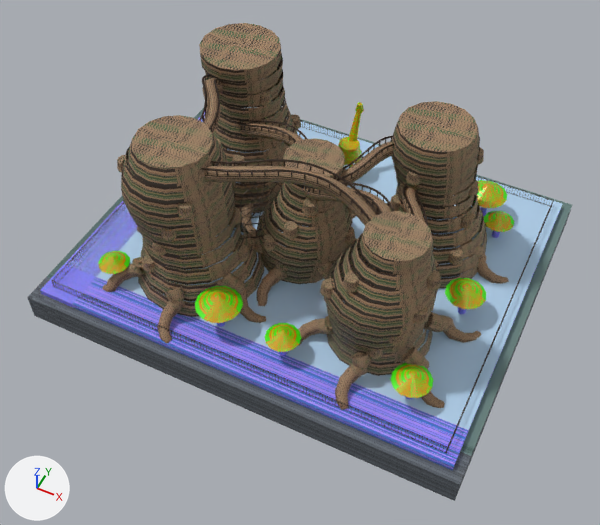
What one commit did to the glTF model assets/hero_landmarks_ultra/ultra_lm_11_crazy_house.glb.
Both versions are drawn from a 50 mm camera at (25.7, -54.6, 65.3) aimed at (0.9, -5.1, 3.4). Every picture has the same lights, and +X, +Y and +Z are marked at lower left. The picture after the commit comes second. Vertices at exactly the same position are counted once.

In view in the first picture: 'FoundationSkirt_Minus3m', 'Giraffe_And_GiantMushrooms', 'Organic_TreeStump_Towers_And_Roots', 'Spiderweb_Trellis_And_VineRailings', 'Surrealist_Grotto_Domes_And_Steps'.
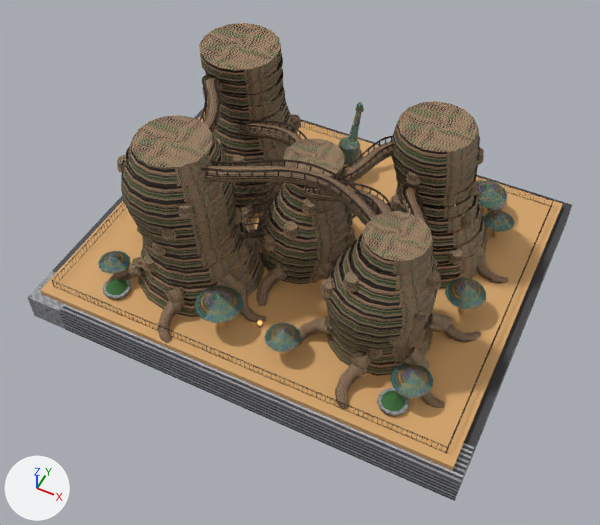
What differs and where, as boxes [x1, y1, x2, y2] in the pictures (600 x 525 px):
'Organic_TreeStump_Towers_And_Roots', surface changed: [102, 43, 509, 410] in both
'Surrealist_Grotto_Domes_And_Steps', surface changed (blue to orange): [40, 107, 562, 470] in both
'Giraffe_And_GiantMushrooms', surface changed, recoloured: [98, 102, 514, 398] in both
'Hanging_Moss_And_Garden_Trees', added: after [106, 279, 405, 412]
part 1 of me_foundationskirt_minus3m, added: after [488, 202, 506, 210]
part 2 of me_foundationskirt_minus3m, added: after [103, 280, 131, 298]
part 3 of me_foundationskirt_minus3m, added: after [377, 388, 409, 415]
part 4 of me_foundationskirt_minus3m, recoloured: [27, 108, 572, 500] in both
part 5 of me_organic_treestump_towers_and_roots, added: after [105, 289, 403, 417]
part 6 of me_organic_treestump_towers_and_roots, recoloured: [102, 43, 509, 410] in both

Edits to the bpy script that builds the scene:
```text
Change img_image_1:
    img_image_1: load_image('Image_1', '_unpacked/Image_1', 512, 512, 'sRGB') -> load_image('Image_1', '_unpacked/Image_1', 1024, 1024, 'Non-Color')
Change img_image_2:
    img_image_2: load_image('Image_2', '_unpacked/Image_2', 512, 512, 'sRGB') -> load_image('Image_2', '_unpacked/Image_2', 1024, 1024, 'Non-Color')
Change mat_surrealist_cave_ochre_lime:
    remove mat_surrealist_cave_ochre_lime.texture = img_image_1
    add mat_surrealist_cave_ochre_lime.base_color = (0.694, 0.392, 0.15)  # orange #d9a86c
    mat_surrealist_cave_ochre_lime.roughness: 0.66 -> 0.64
Add mat_pbr1024_mushroom_and_giraffe_porcelain_mosaic:
    mat_pbr1024_mushroom_and_giraffe_porcelain_mosaic = bpy.data.materials.new('PBR1024_Mushroom_And_Giraffe_Porcelain_Mosaic')
    # uses the picture img_image_4
    # uses the picture img_image_5
    # uses the picture img_image_6
Add mat_pbr1024_crazyhouse_organic_gnarled_treebark:
    mat_pbr1024_crazyhouse_organic_gnarled_treebark = bpy.data.materials.new('PBR1024_CrazyHouse_Organic_Gnarled_TreeBark')
    # uses the picture img_image_0
    # uses the picture img_image_1
    # uses the picture img_image_2
Add mat_pbr1024_crazyhouse_wetgranite_labyrinthcourtyard:
    mat_pbr1024_crazyhouse_wetgranite_labyrinthcourtyard = bpy.data.materials.new('PBR1024_CrazyHouse_WetGranite_LabyrinthCourtyard')
    # uses the picture img_image_10
    # uses the picture img_image_8
    # uses the picture img_image_9
Change me_foundationskirt_minus3m:
    remove me_foundationskirt_minus3m.from_pydata(...)  # 8 vertices, 10 faces; spans x -23.0..23.0, y -19.0..19.0, z -3.0..0.0
    add me_foundationskirt_minus3m.from_pydata(...)  # 108 vertices, 154 faces; spans x -23.0..23.0, y -19.0..19.0, z -3.0..1.1
    me_foundationskirt_minus3m part 1: a new loose piece of 25 vertices spanning x 13.6..16.4, y 13.1..15.9, z 1.0..1.1, in mat_pbr1024_crazyhouse_wetgranite_labyrinthcourtyard
    me_foundationskirt_minus3m part 2: a new loose piece of 25 vertices spanning x -16.4..-13.6, y -15.9..-13.1, z 1.0..1.1, in mat_pbr1024_crazyhouse_wetgranite_labyrinthcourtyard
    me_foundationskirt_minus3m part 3: a new loose piece of 25 vertices spanning x 13.6..16.4, y -15.9..-13.1, z 1.0..1.1, in mat_pbr1024_crazyhouse_wetgranite_labyrinthcourtyard
    me_foundationskirt_minus3m part 4: 10 faces spanning x -23.0..23.0, y -19.0..19.0, z -3.0..0.0 switch from mat_crazyhouse_foundation_splitstone (picture img_image_3) to mat_pbr1024_crazyhouse_wetgranite_labyrinthcourtyard
    other edits to the shape of me_foundationskirt_minus3m do not show in these pictures
Change me_organic_treestump_towers_and_roots:
    remove me_organic_treestump_towers_and_roots.from_pydata(...)  # 6193 vertices, 9400 faces; spans x -20.9..20.0, y -17.9..15.2, z -0.1..18.3
    add me_organic_treestump_towers_and_roots.from_pydata(...)  # 6341 vertices, 9604 faces; spans x -20.9..20.0, y -17.9..15.9, z -0.1..18.3
    me_organic_treestump_towers_and_roots part 5: 74 vertices added at x -16.4..16.4, y -15.9..-11.8, z 0.4..1.0
    me_organic_treestump_towers_and_roots part 6: 9400 faces spanning x -20.9..20.0, y -17.9..15.2, z -0.1..18.3 switch from mat_gnarled_treestump_sculpted_concrete (picture img_image_0) to mat_pbr1024_crazyhouse_organic_gnarled_treebark
    other edits to the shape of me_organic_treestump_towers_and_roots do not show in these pictures
Change me_giraffe_and_giantmushrooms:
    where me_giraffe_and_giantmushrooms.from_pydata(...)  # 474 vertices, 702 faces; spans x -18.8..19.0, y -15.7..14.9, z 0.4..8.7
    remove me_giraffe_and_giantmushrooms.materials.append(mat_mushroom_and_giraffe_mosaic_pattern)  # picture img_image_2
    add me_giraffe_and_giantmushrooms.materials.append(mat_pbr1024_mushroom_and_giraffe_porcelain_mosaic)
Add ob_hanging_moss_and_garden_trees:
    ob_hanging_moss_and_garden_trees = bpy.data.objects.new('Hanging_Moss_And_Garden_Trees', me_hanging_moss_and_garden_trees)  # 84 vertices, 120 faces; spans x -16.1..16.1, y -15.6..15.6, z 1.1..2.0; in mat_enchanted_forest_moss_and_vines (dark green #3b6e38)
    ob_hanging_moss_and_garden_trees.location = (0.0, 0.0, 0.0)
```
